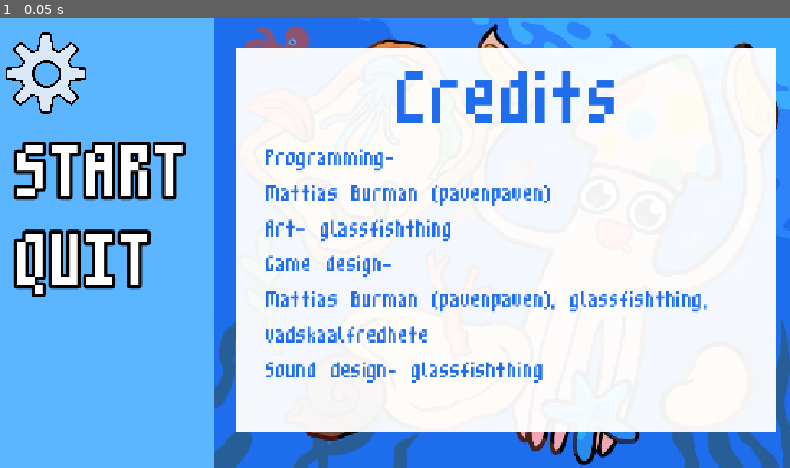
Above: before the commit, frame 1.
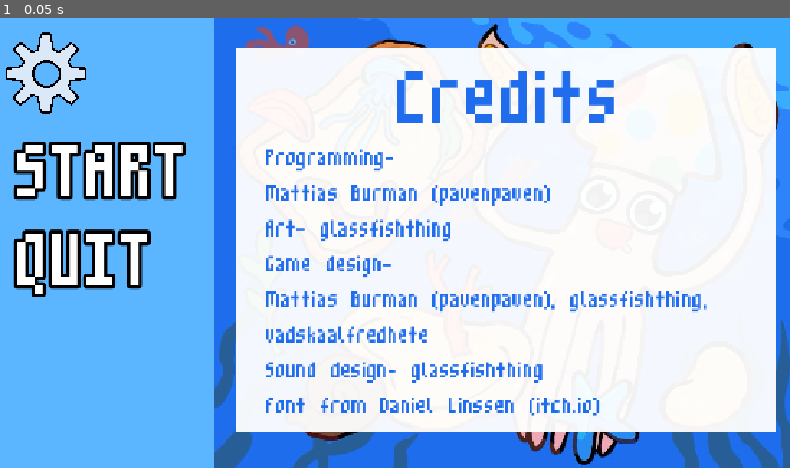
Above: after the commit, the same moment.

Repository: pavenpaven/gamejam-2026
Game: Godot game, scene res://Scenes/credits.tscn
Two runs of this game, one before a commit and one after it. Both use one fixed random seed, a clock stepped at 60 frames per second and the inputs below. This scene is started directly instead of the project's main scene.
Inputs:
- Up to frame 1 (0.05 s): no input

The runs differ from the first frame. In frame 1, 0.6% of the frame differs, in the area x 33-76%, y 84-89%.

Commit message:
shdnkjnjkd

Diff:
--- a/Scenes/credits.tscn
+++ b/Scenes/credits.tscn
@@ -97,4 +97,5 @@
 Game design-
 Mattias Burman (pavenpaven), glassfishthing,
 vadskaalfredhete
-Sound design- glassfishthing"
+Sound design- glassfishthing
+Font from Daniel Linssen (itch.io)"
